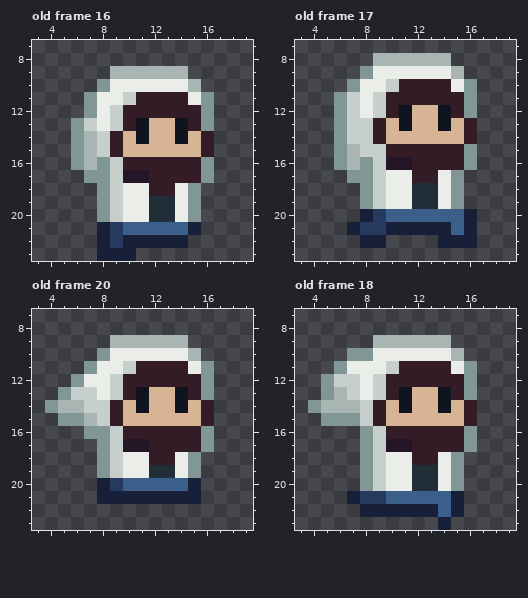
Pixel-art file -- Assets/Sprites/Characters/forsen2.ase. That is the earlier state.
24x24 pixels, 21 frames. Shown: old frame 16: x 3..19, y 7..23; old frame 17: x 3..19, y 7..23; old frame 20: x 3..19, y 7..23; old frame 18: x 3..19, y 7..23. The commit also changed other frames, which this record leaves out.
After the commit:
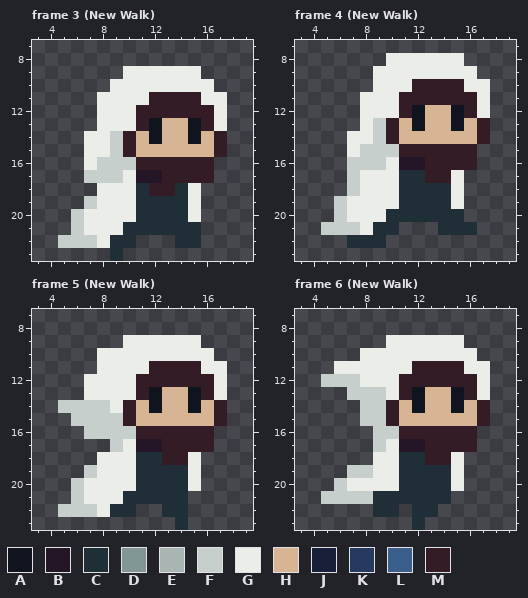
Palette (. is transparent): A #10141f  B #241527  C #202e37  D #819796  E #a8b5b2  F #c7cfcc  G #ebede9  H #d7b594  J #172038  K #253a5e  L #3c5e8b  M #341c27
A new or re-ordered frame is compared with the old frame closest to it.
What changed:
frames re-ordered
Changed rows in their new state; - is an unchanged pixel.
Frame 3 (New Walk) against old frame 16, layers "Head", "Cloak", "Body":
first column x 5:
 9 ----.GGGGGG--
10 ---.------GG-
11 --.--GG---MGG
12 --.-GG-----MG
13 -..-GGMA-HAMG
14 -.GGFMHA-HAHM
15 -.GGFM-----HM
16 -.GF-F-----M-
17 --FF-G-B---M-
18 ---GG-C--CG--
19 --FGG-C--CG--
20 -FGGG-C--CG--
21 -FGGGCCCCCC--
22 FFFGCC...CC--
23 ---.C.-------
Frame 4 (New Walk) against old frame 17, layers "Head", "Cloak", "Body":
first column x 5:
 8 ----.GGGGGG--
 9 ---.------GG-
10 --..-GG---MGG
11 -..-GG-----MG
12 -..-GGMA-HAMG
13 -..GFMHA-HAHM
14 -.GGFM-----HM
15 -.G--F-----M-
16 -.FF-G-B---M-
17 --FGG-CC-MG--
18 --FGG-C--CG--
19 -FGGG-C--CG--
20 -FGGGCCCCCC.-
21 FFFGCC...CCC-
22 --CCC----...-
Frame 5 (New Walk) against old frame 20, layers "Head", "Cloak", "Body":
first column x 4:
 9 -----.GGGGGG--
10 ----G------GG-
11 ---.--GG---MGG
12 --.--GG-----MG
13 -..G-GGMA-HAMG
14 .FF--GMHA-HAHM
15 -.FF-FM-----HM
16 ---FF-F-----M-
17 ----.-G-B---M-
18 ----GG-CC-MG--
19 ---FGG-C--CG--
20 --FGGGGCCCCG--
21 --FGGGCCCCC.--
22 -FFFGCC--CC---
23 ----------C---
Frame 6 (New Walk) against old frame 18, layers "Head", "Cloak", "Body":
first column x 4:
 9 -----.GGGGGG--
10 ---.G------GG-
11 --G---GG---MGG
12 -F---GG-----MG
13 -..-F-GMA-HAMG
14 ....-FMHA-HAHM
15 -...-FM-----HM
16 ----.-F-----M-
17 ----.-G-B---M-
18 ----.G-CC-MG--
19 ---FFG-C--CG--
20 --FGGG-C--CG--
21 -FFFFCCCCCC.--
22 ----.CC.CC..--
23 --------C-.---
Pixel boxes of the changes (left, top, right, bottom) in both pictures:
changed: (58, 66, 227, 261)
changed: (321, 53, 490, 248)
changed: (45, 335, 227, 530)
changed: (308, 335, 490, 530)
